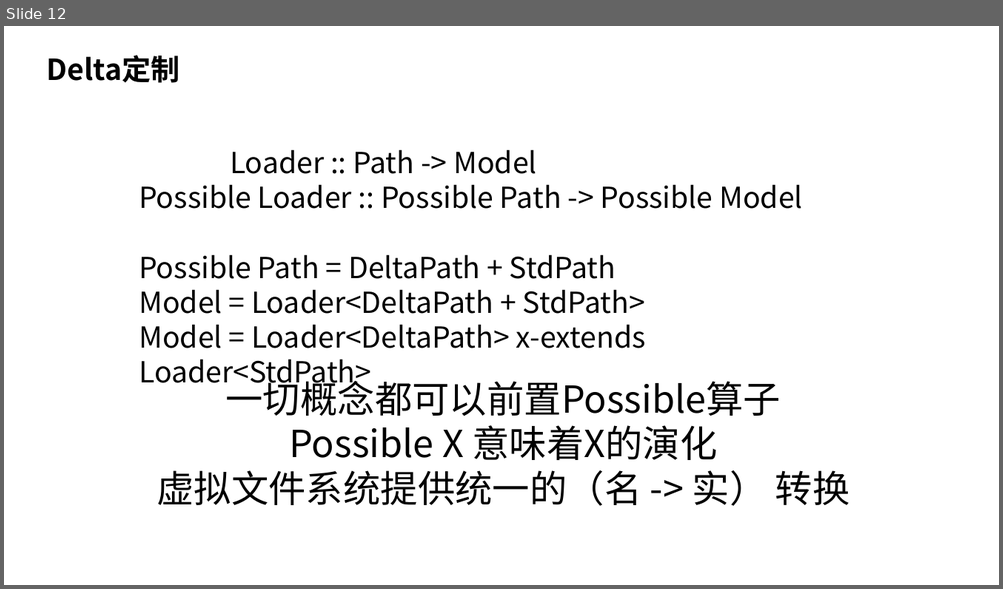
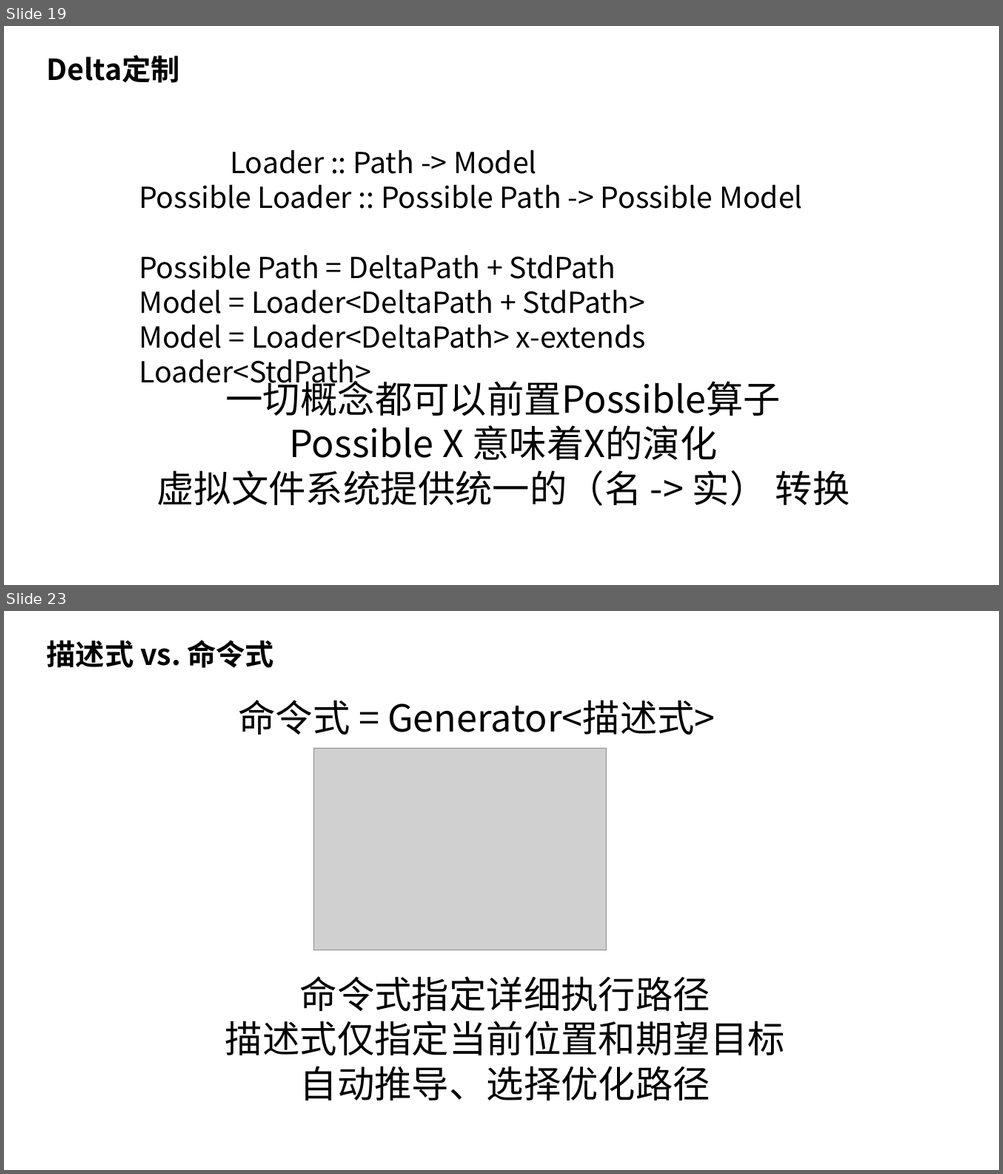
Before and after one commit to nop-platform/nop-entropy-docs, a slide deck: src/ppt/theory-of-reversible-computation.pptx. Shown one above the other, each under a label of ours: slide 12 before the commit, slides 19 and 23 after it; the slides between them are not shown. The pictures are 1003x589 and 1003x1174 pixels, drawn with LibreOffice and Linux fonts; fonts in the diff are those of the drawing; grey boxes stand for pictures. Boxes give left, top, right and bottom in pixels: in the first picture for what was removed or moved away, otherwise in the second. Text is boxed around its words. In the diff, an @@ line names an element or a change of style, - is before the commit and + after.

```diff
--- a/src/ppt/theory-of-reversible-computation.pptx
+++ b/src/ppt/theory-of-reversible-computation.pptx
@@ slide 23 added at bbox=[4, 611, 999, 1170], background #FFFFFF @@
@@ text added at bbox=[47, 640, 274, 668], 28 pt, text #000000, bold @@
+描述式 vs. 命令式
@@ text added at bbox=[239, 700, 715, 735], 36 pt, text #000000 @@
+命令式 = Generator<描述式>
@@ picture added at bbox=[313, 749, 606, 951] @@
@@ text added at bbox=[225, 977, 785, 1101], 36 pt, text #000000 @@
+命令式指定详细执行路径
+描述式仅指定当前位置和期望目标
+自动推导、选择优化路径
@@ what was slide 12 is now slide 19 @@
```
Also in this commit, not shown: 2 slides changed, 12 other slides added, 1 other file.
